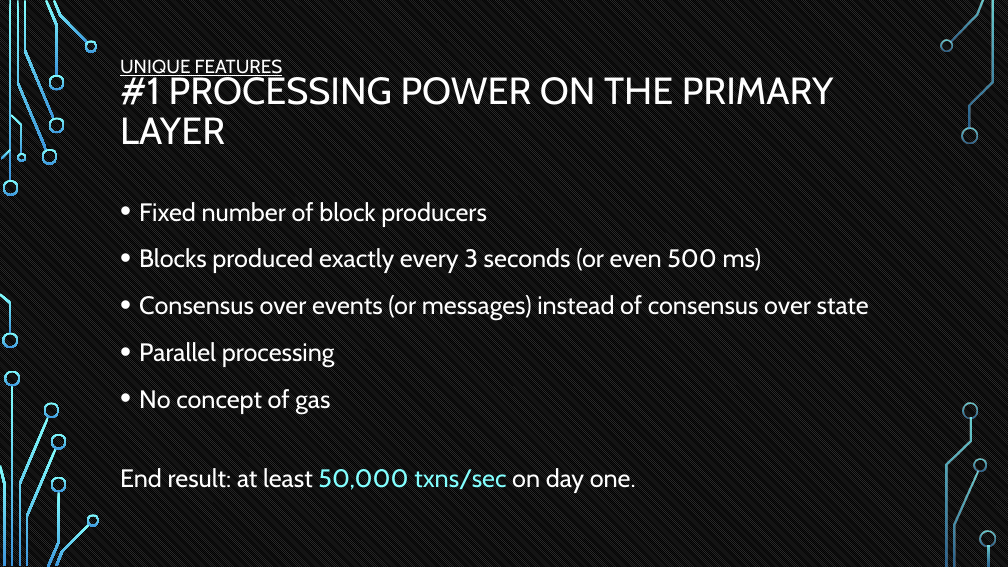
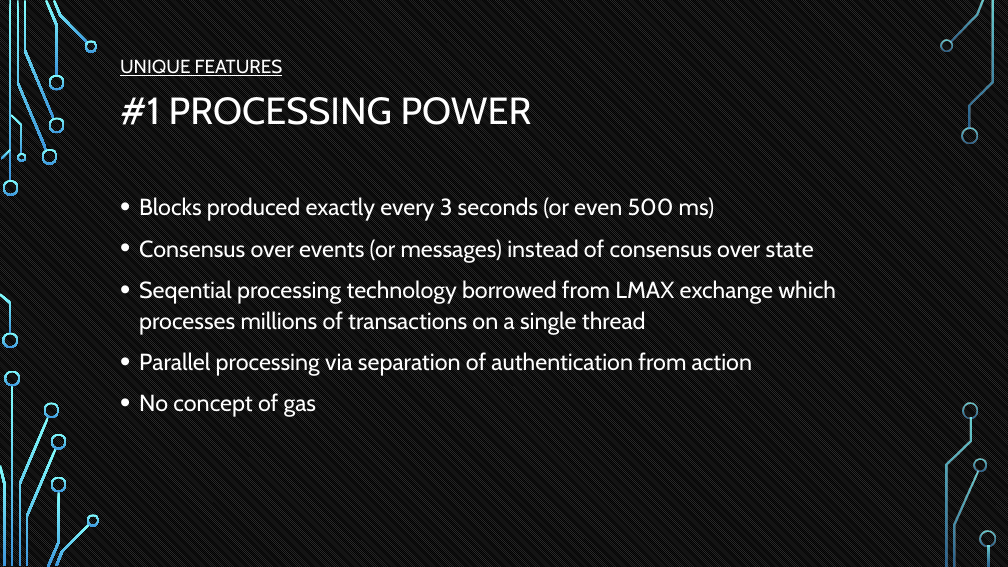
Before and after one commit to tokenika/tokenika.github.io, a slide deck: slide 34 of WarsawBlock.pptx (slide 29 before the commit). Drawn at 1008x567 pixels with LibreOffice and Linux fonts; fonts in the diff are those of the drawing; background and template pictures are left out. Boxes give left, top, right and bottom in pixels: in the first picture for what was removed or moved away, otherwise in the second. Text is boxed around its words. In the diff, an @@ line names an element or a change of style, - is before the commit and + after.

```diff
--- a/WarsawBlock.pptx
+++ b/WarsawBlock.pptx
@@ title at [120,97,532,125]: text changed @@
-#1 PROCESSING POWER ON THE PRIMARY LAYER
+#1 PROCESSING POWER
@@ text at [139,202,487,227]: paragraph removed @@
-• Fixed number of block producers
@@ text at [139,197,814,417]: size 24 to 22.2 pt in "Blocks produced exactly every 3 seconds (or ...", "Consensus over events (or messages) instead of ...", "No concept of gas"; line spacing 1.2 to 1.1 @@
@@ text at [139,280,836,376]: text changed; size 24 to 22.2 pt @@
-• Parallel processing
+• Seqential processing technology borrowed from LMAX exchange which processes millions of transactions on a single thread
+• Parallel processing via separation of authentication from action
@@ text removed at [120,468,636,493] @@
-End result: at least 50,000 txns/sec on day one.
```
Also in this commit, not shown: 25 other slides changed, 5 slides added, 2 slides removed, 1 other file.
